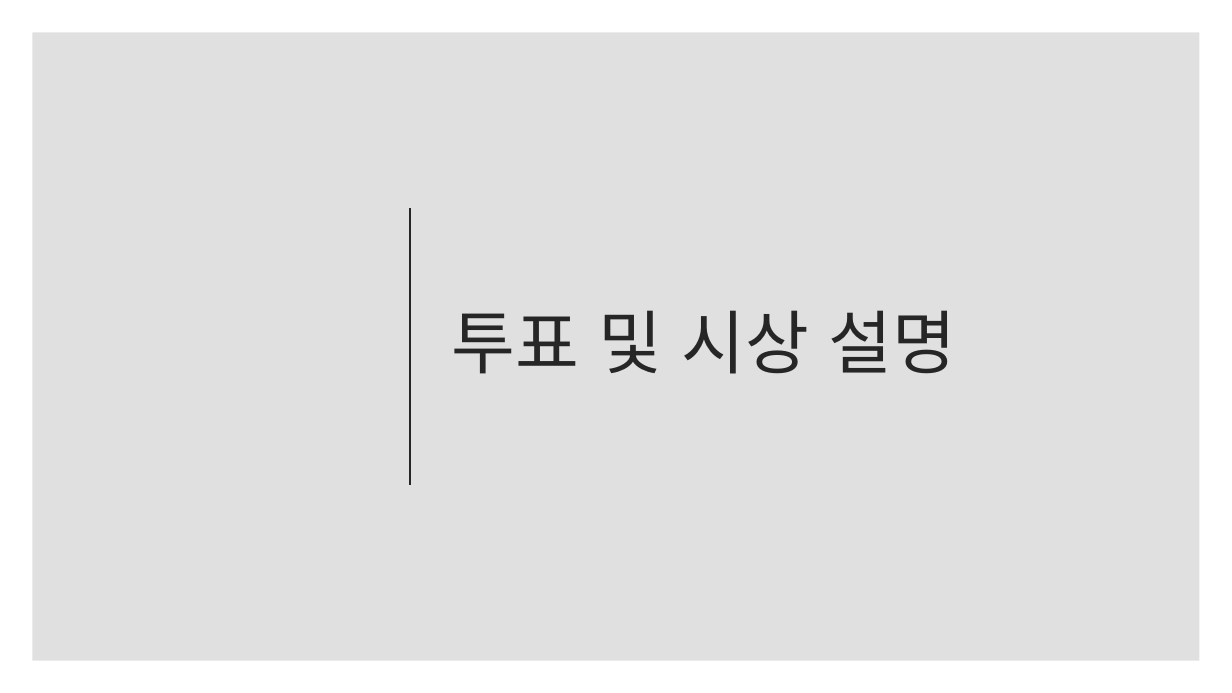
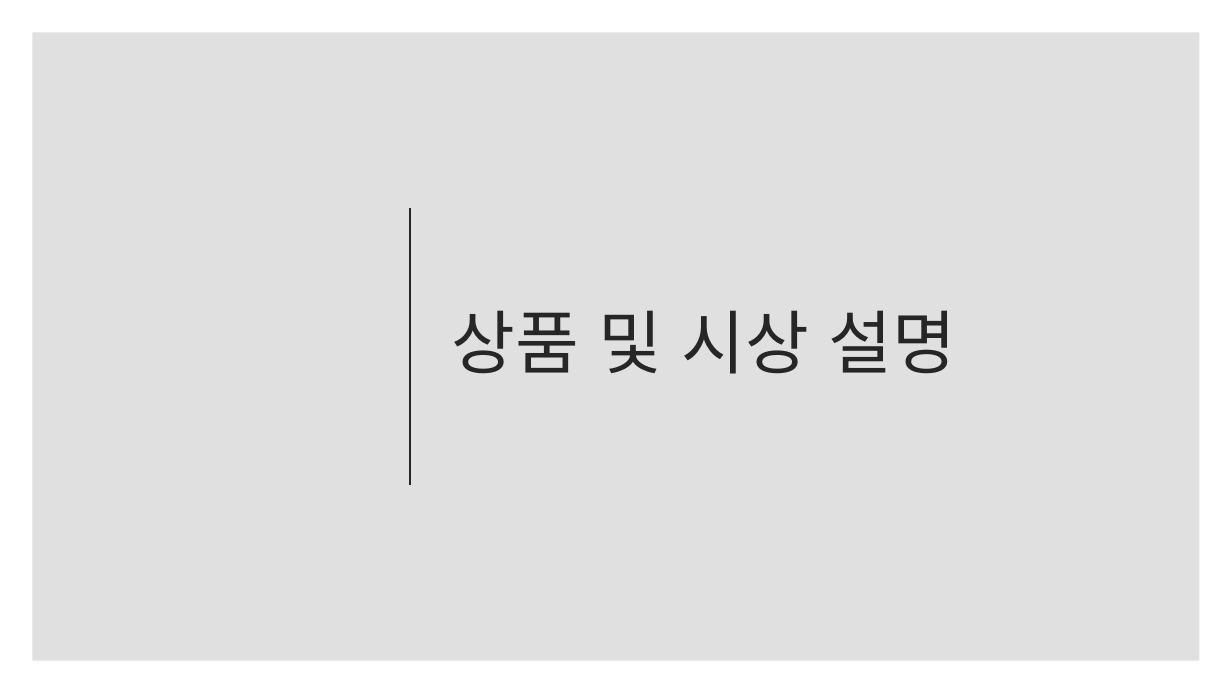
Before and after one commit to kjh99660/Study_powerpoint, a slide deck: slide 12 of 튜토리얼_프로젝트_최종발표.pptx. Drawn at 1232x693 pixels with LibreOffice and Linux fonts; fonts in the diff are those of the drawing. Boxes give left, top, right and bottom in pixels: in the first picture for what was removed or moved away, otherwise in the second. Text is boxed around its words. In the diff, an @@ line names an element or a change of style, - is before the commit and + after.

```diff
--- a/튜토리얼_프로젝트_최종발표.pptx
+++ b/튜토리얼_프로젝트_최종발표.pptx
@@ title at (452, 310, 957, 374): text changed @@
-투표 및 시상 설명
+상품 및 시상 설명
```
Also in this commit, not shown: 2 other slides changed, 1 slide removed, 3 other files.
